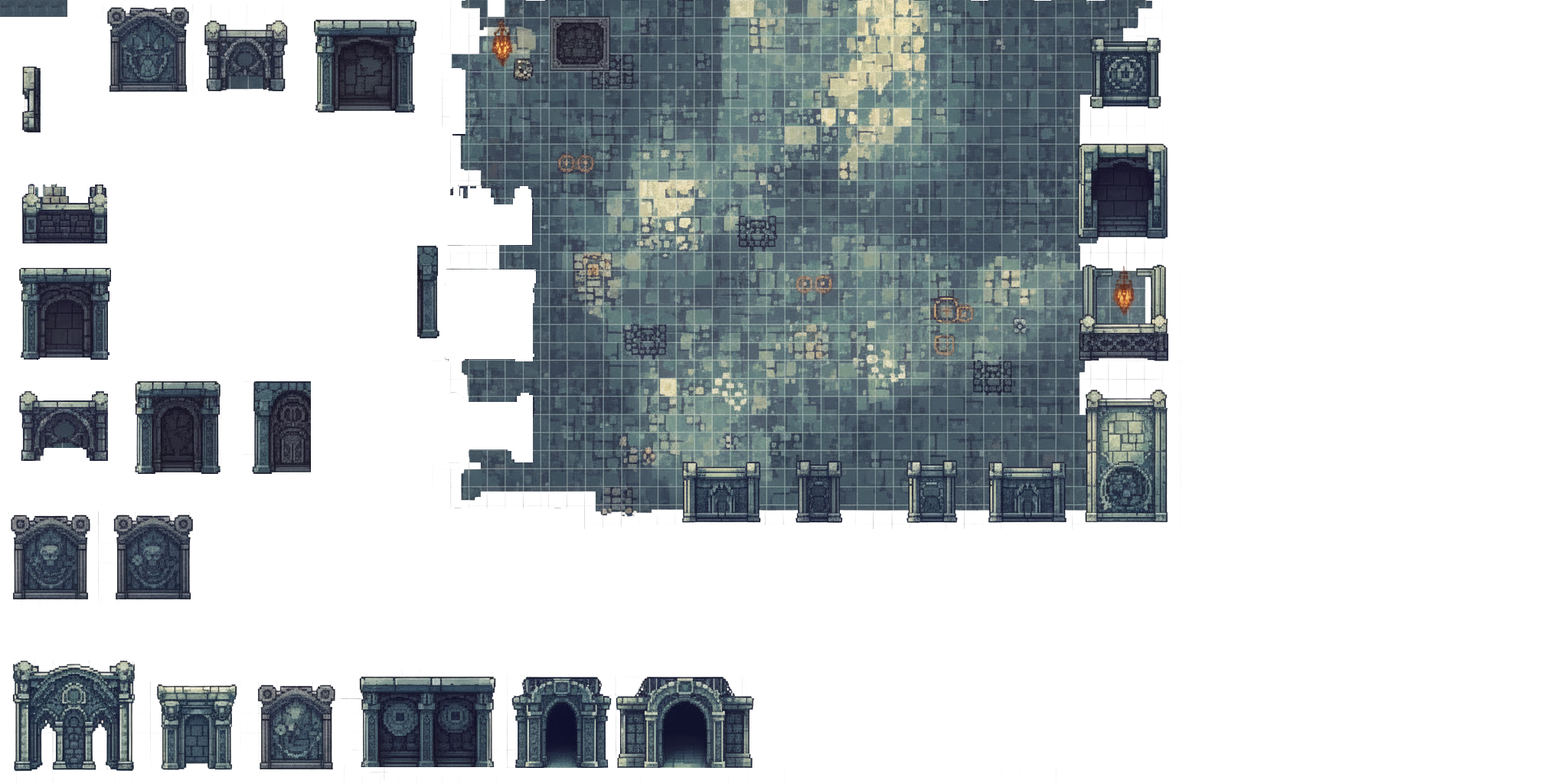
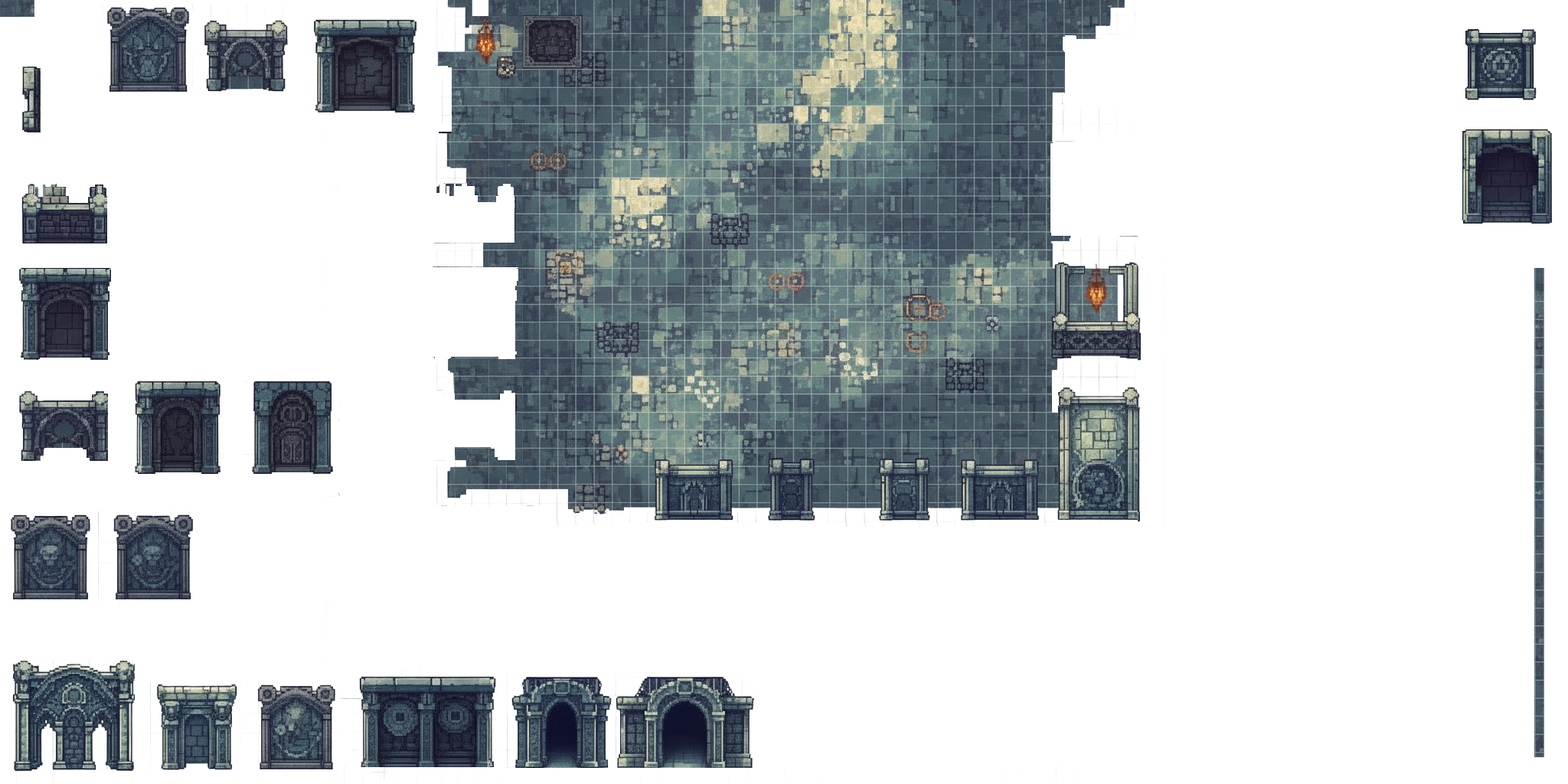
Revision of a layered 1568 × 784 image; what changed, layer by layer:
pixels changed over 16, 0, 1553, 758 (layer not identified)